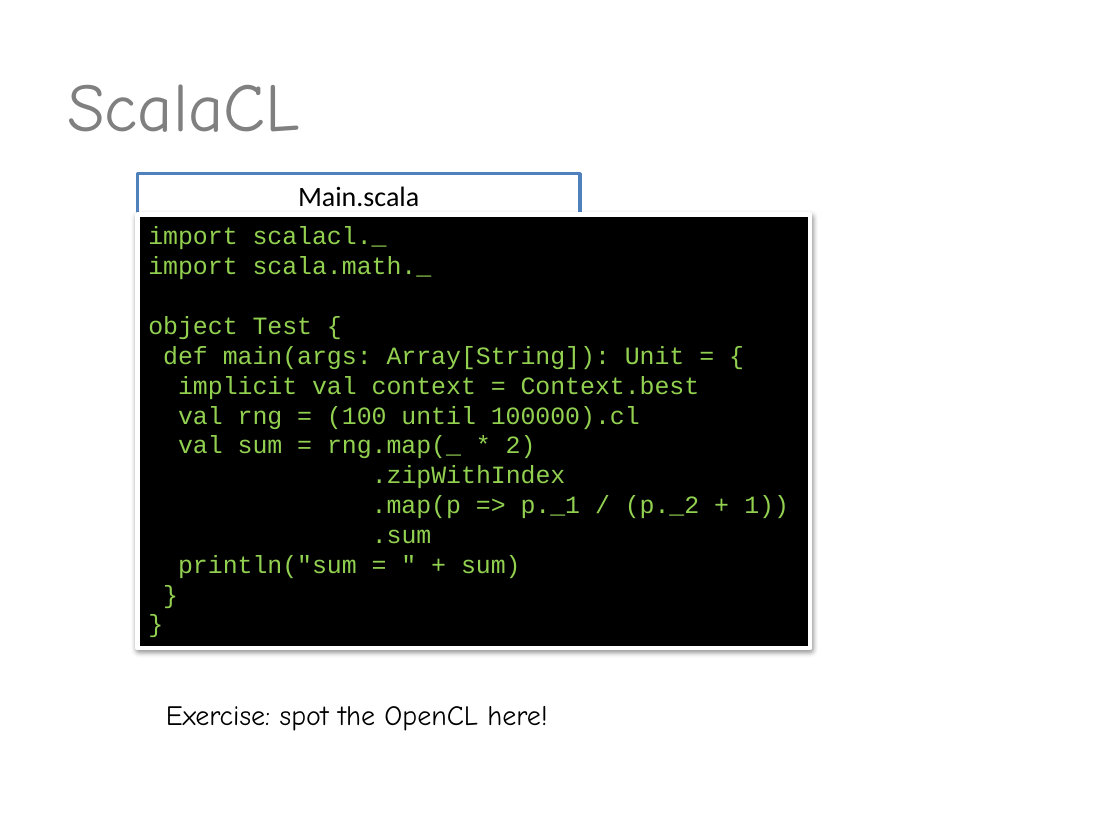
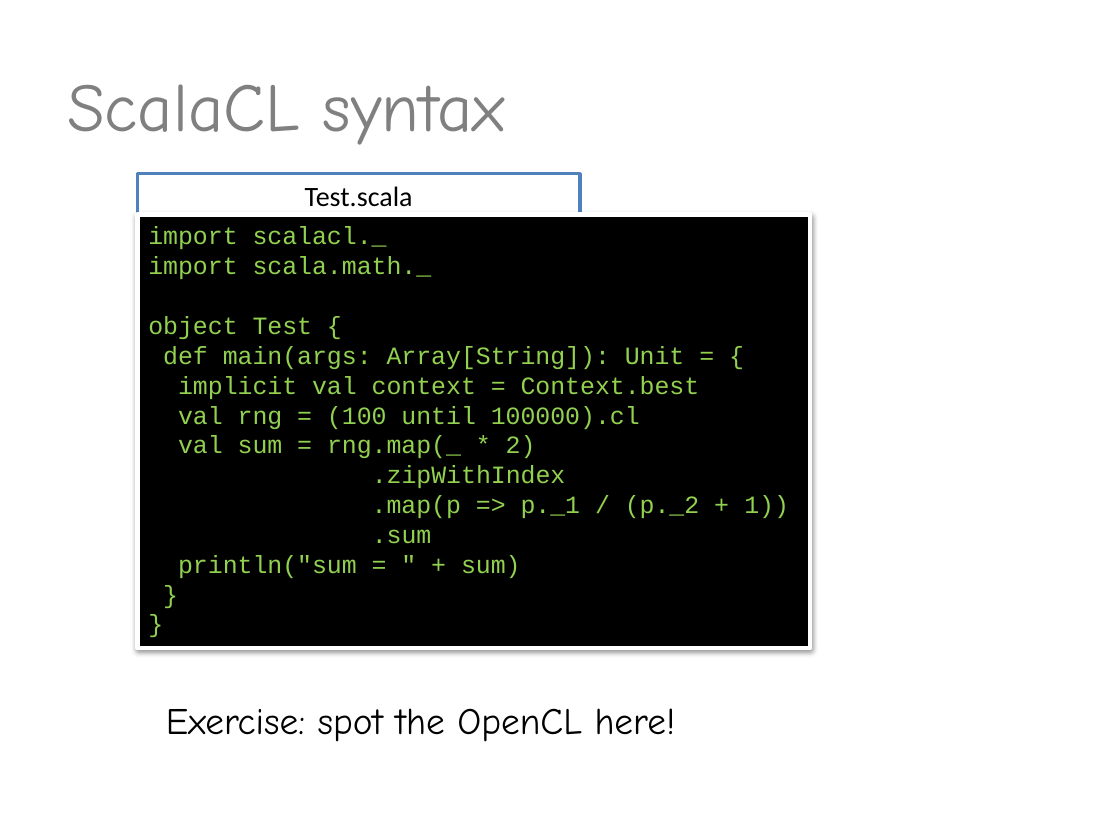
Before and after one commit to valdisxp1/scalaCL-chisel-presentation, a slide deck: slide 3 of ScalaCL_Chissel.pptx. Drawn at 1120x840 pixels with LibreOffice and Linux fonts; fonts in the diff are those of the drawing. Boxes give left, top, right and bottom in pixels: in the first picture for what was removed or moved away, otherwise in the second. Text is boxed around its words. In the diff, an @@ line names an element or a change of style, - is before the commit and + after.

Commit message:
almost done scalaCL part

```diff
--- a/ScalaCL_Chissel.pptx
+++ b/ScalaCL_Chissel.pptx
@@ title at bbox=[67, 84, 505, 145]: text changed @@
-ScalaCL
+ScalaCL syntax
@@ text in rectangle at bbox=[305, 186, 413, 207]: text changed @@
-Main.scala
+Test.scala
@@ text "Exercise: spot the OpenCL here!" at bbox=[166, 708, 676, 742]: size 18 to 24 pt @@
```
Also in this commit, not shown: 1 other slide changed, 3 slides added, 1 slide removed.
